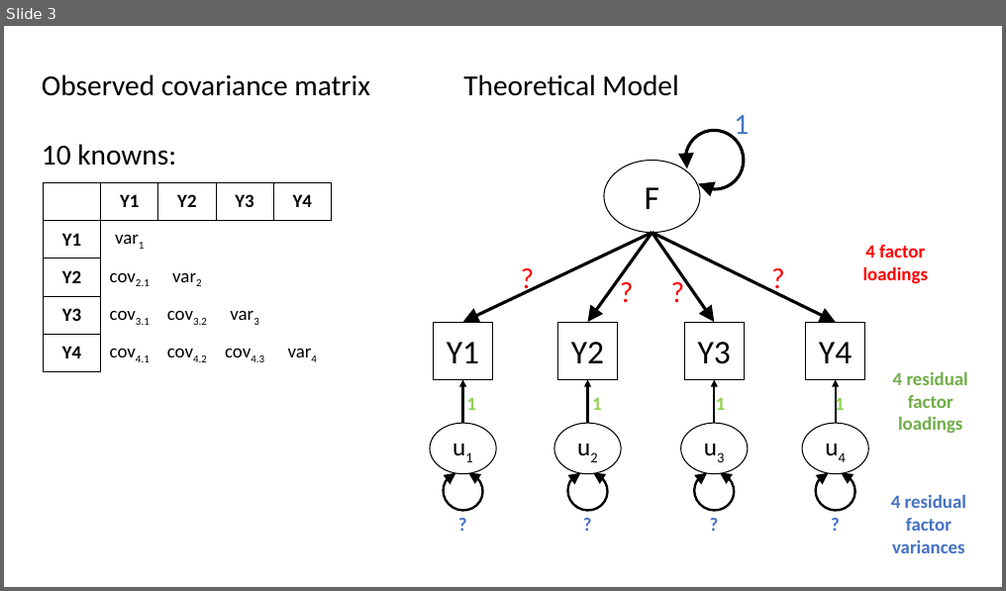
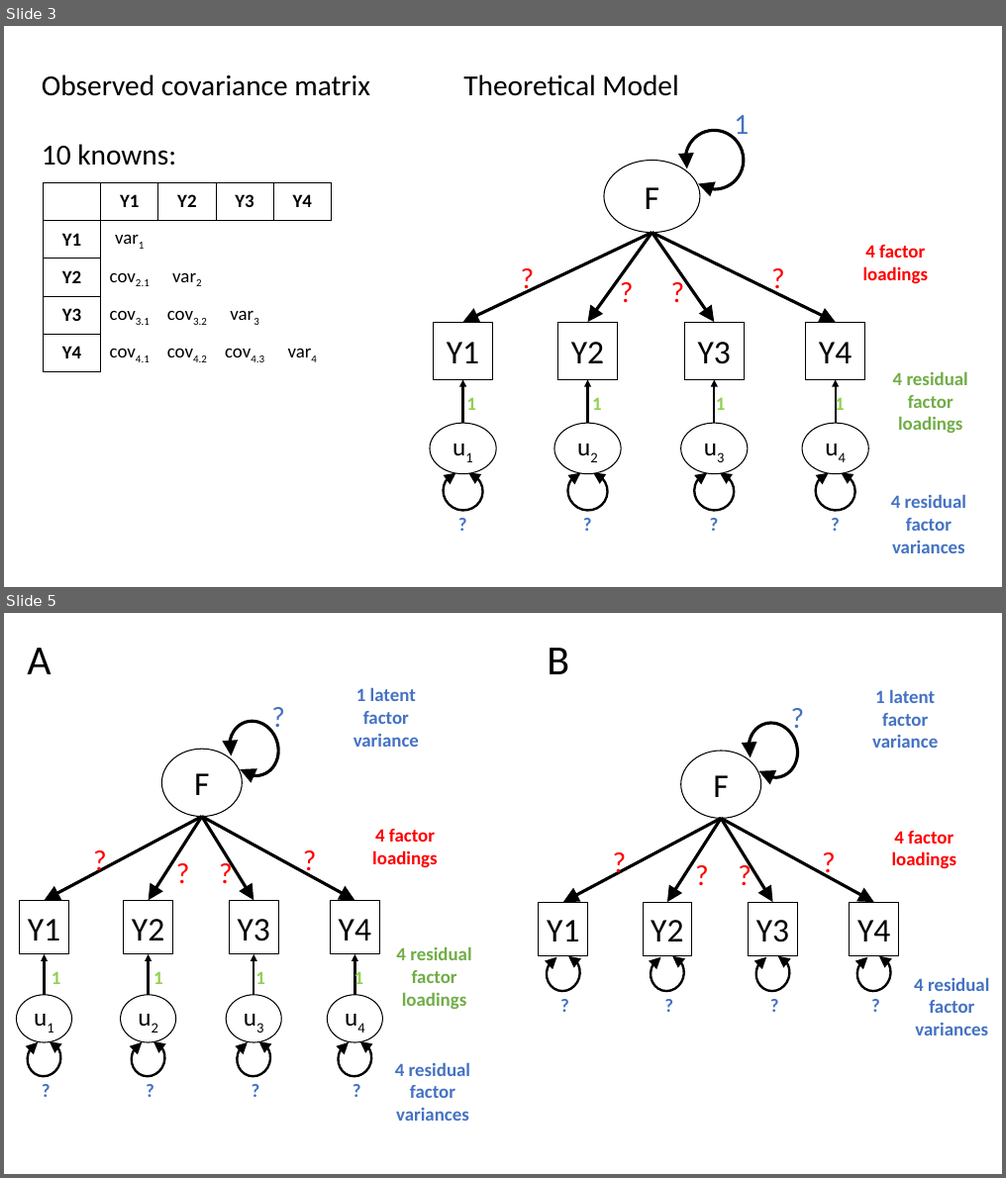
Before and after one commit to uoepsy/lv, a slide deck: lv_readings/images/lv_scaling.pptx. Shown one above the other, each under a label of ours: slide 3 before the commit, slides 3 and 5 after it; the slides between them are not shown. The pictures are 1006x591 and 1006x1178 pixels, drawn with LibreOffice and Linux fonts; fonts in the diff are those of the drawing. Boxes give left, top, right and bottom in pixels: in the first picture for what was removed or moved away, otherwise in the second. Text is boxed around its words. In the diff, an @@ line names an element or a change of style, - is before the commit and + after.

```diff
--- a/lv_readings/images/lv_scaling.pptx
+++ b/lv_readings/images/lv_scaling.pptx
@@ slide 5 added at (4,613,1002,1174), background #FFFFFF @@
@@ text added at (27,648,51,674), 40 pt, text #000000 @@
+A
@@ text added at (547,648,569,674), 40 pt, text #000000 @@
+B
@@ text added at (783,696,807,737), 28 pt, text #4472C4 @@
+?
@@ text added at (872,689,938,748), 18 pt, text #4472C4, bold @@
+1 latent factor variance
@@ arc (boxed as its full ellipse) added at (743,716,805,784), outline #000000 3 pt @@
@@ ellipse added at (681,751,761,818), fill #FFFFFF, outline #000000 1 pt, 32 pt, text #000000 @@
+F
@@ arrow added from (721, 818) to (563, 902), #000000 3 pt @@
@@ arrow added from (721, 818) to (667, 902), #000000 3 pt @@
@@ arrow added from (721, 818) to (773, 902), #000000 3 pt @@
@@ arrow added from (721, 818) to (874, 902), #000000 3 pt @@
@@ text added at (605,841,629,881), 28 pt, text #FF0000 @@
+?
@@ text added at (815,841,839,881), 28 pt, text #FF0000 @@
+?
@@ text added at (892,831,956,869), 18 pt, text #FF0000, bold @@
+4 factor loadings
@@ text added at (688,854,712,894), 28 pt, text #FF0000 @@
+?
@@ text added at (731,854,754,894), 28 pt, text #FF0000 @@
+?
@@ rectangle added at (539,902,588,956), outline #000000 1 pt, 32 pt, text #000000 @@
+Y1
@@ rectangle added at (643,902,692,956), outline #000000 1 pt, 32 pt, text #000000 @@
+Y2
@@ rectangle added at (748,902,798,956), outline #000000 1 pt, 32 pt, text #000000 @@
+Y3
@@ rectangle added at (849,902,899,956), outline #000000 1 pt, 32 pt, text #000000 @@
+Y4
@@ arc (boxed as its full ellipse) added at (543,952,584,996), outline #000000 2.25 pt @@
@@ arc (boxed as its full ellipse) added at (647,952,688,996), outline #000000 2.25 pt @@
@@ arc (boxed as its full ellipse) added at (751,952,794,996), outline #000000 2.25 pt @@
@@ arc (boxed as its full ellipse) added at (853,952,895,996), outline #000000 2.25 pt @@
@@ text added at (553,990,573,1019), 18 pt, text #4472C4, bold @@
+?
@@ text added at (657,990,678,1019), 18 pt, text #4472C4, bold @@
+?
@@ text added at (763,990,783,1019), 18 pt, text #4472C4, bold @@
+?
@@ text added at (864,990,884,1019), 18 pt, text #4472C4, bold @@
+?
@@ text added at (914,977,989,1036), 18 pt, text #4472C4, bold @@
+4 residual factor variances
@@ group added at (17,687,471,1121): 14 texts, 8 arrows, 5 arc (boxed as its full ellipse)s, 5 ellipses, 4 rectangles @@
+Y1
+Y2
+Y3
+Y4
+F
+u1
+?
+u2
+?
+u3
+?
+u4
+?
+?
+?
+?
+?
+?
+1 1 1 1
+1 latent factor variance
+4 factor loadings
+4 residual factor loadings
+4 residual factor variances
```
Also in this commit, not shown: 1 other slide added, 13 other files.
